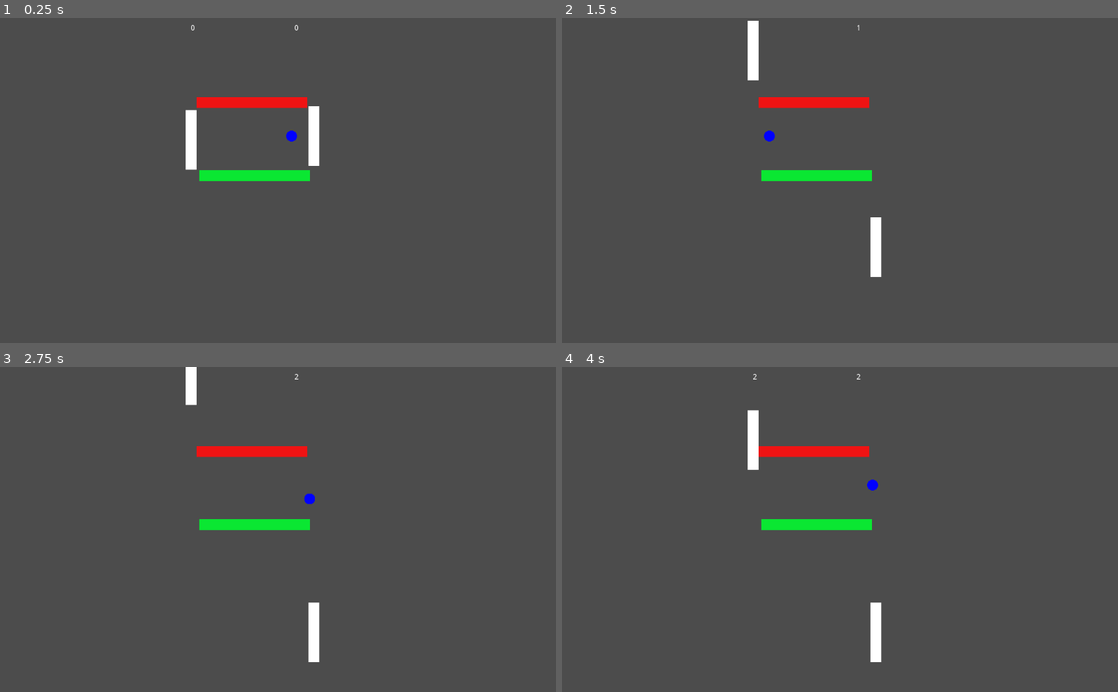
Above: before the commit, frames 1-4 (two rows, left to right).
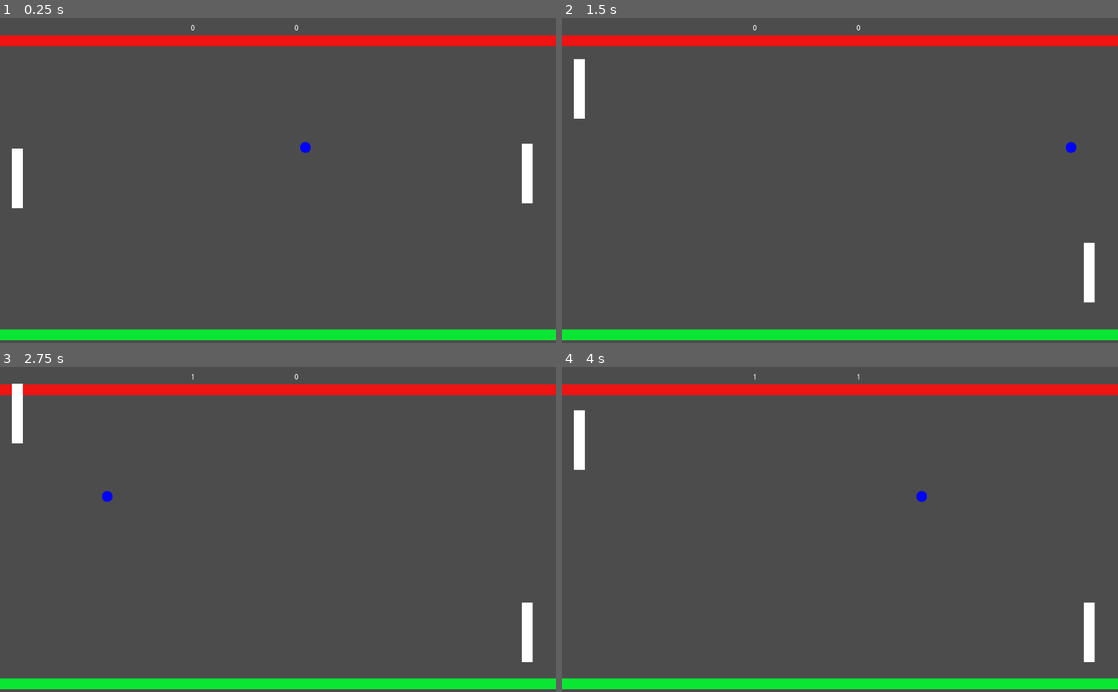
Above: after the commit, the same moments.

Repository: bitwes/GutTutorials
Game: Godot game, scene res://scenes/Game.tscn
The game is run twice, just before and just after one commit, with the same random seed, the same clock (stepped at 60 frames per second) and the same inputs. The project has no main scene, so this scene is started directly.
Inputs:
- Up to frame 1 (0.25 s): no input
- Up to frame 2 (1.5 s): hold A (P1_Up) 0.53-1.28 s; hold Down (P2_Down) 0.53-1.28 s; hold Z (P1_Down) from 1.28 s (still down); tap Up (P2_Up) at 1.35 s
- Up to frame 3 (2.75 s): release Z (P1_Down) at 2.03 s; hold A (P1_Up) from 2.03 s (still down); hold Down (P2_Down) from 2.03 s (still down)
- Up to frame 4 (4 s): release Down (P2_Down) at 2.78 s; tap Up (P2_Up) at 2.85 s; release A (P1_Up) at 3.53 s; hold Z (P1_Down) from 3.53 s (still down); hold Down (P2_Down) from 3.53 s (still down)

The runs differ from the first frame. In frame 1, 9.8% of the frame differs, in the area x 0-100%, y 5-100%; in frame 2, 9.7%; in frame 3, 9.5%; in frame 4, 9.8%, in the area x 0-100%, y 2-100%.

Commit message:
fix kill box, ball move after score, rearrange game nodes

Diff:
--- a/TddAndPong/Episode4/scenes/Game.tscn
+++ b/TddAndPong/Episode4/scenes/Game.tscn
@@ -10,27 +10,27 @@
 script = ExtResource( 1 )
 
 [node name="Ball" parent="." instance=ExtResource( 2 )]
-position = Vector2( 462, 218 )
+position = Vector2( 487.5, 239 )
 
 [node name="TopWall" parent="." instance=ExtResource( 3 )]
-position = Vector2( 464, 156 )
+position = Vector2( 504.5, 42 )
 _color = Color( 0.941176, 0.0784314, 0.0784314, 1 )
 
 [node name="BottomWall" parent="." instance=ExtResource( 3 )]
-position = Vector2( 469, 291 )
+position = Vector2( 484, 585 )
 _color = Color( 0.0431373, 0.909804, 0.2, 1 )
 
 [node name="P1Paddle" parent="." instance=ExtResource( 4 )]
-position = Vector2( 352, 225 )
+position = Vector2( 32.5001, 295.5 )
 
 [node name="P2Paddle" parent="." instance=ExtResource( 4 )]
-position = Vector2( 578, 218 )
+position = Vector2( 971, 287 )
 
 [node name="P1KillBox" parent="." instance=ExtResource( 5 )]
-position = Vector2( 292.5, 9 )
+position = Vector2( -15, 7.5 )
 
 [node name="P2KillBox" parent="." instance=ExtResource( 5 )]
-position = Vector2( 670.5, 0 )
+position = Vector2( 1047, 7.5 )
 
 [node name="P1Score" type="Label" parent="."]
 margin_left = 351.0
--- a/TddAndPong/Episode4/scenes/KillBox.tscn
+++ b/TddAndPong/Episode4/scenes/KillBox.tscn
@@ -6,6 +6,7 @@
 extents = Vector2( 16.3998, 336 )
 
 [node name="KillBox" type="Area2D"]
+collision_mask = 2
 script = ExtResource( 1 )
 
 [node name="CollisionShape2D" type="CollisionShape2D" parent="."]
--- a/TddAndPong/Episode4/scenes/Wall.tscn
+++ b/TddAndPong/Episode4/scenes/Wall.tscn
@@ -3,7 +3,7 @@
 [ext_resource path="res://scripts/wall.gd" type="Script" id=1]
 
 [sub_resource type="RectangleShape2D" id=1]
-extents = Vector2( 102, 10 )
+extents = Vector2( 601.4, 10 )
 
 [node name="Wall" type="Area2D"]
 collision_mask = 2
--- a/TddAndPong/Episode4/scripts/game.gd
+++ b/TddAndPong/Episode4/scripts/game.gd
@@ -41,11 +41,10 @@
 	$Ball.set_speed(0)
 	emit_signal('game_over')
 
-
 func p1_scores():
 	$Ball.set_position(_ball_start_pos)
 	_p1_score += 1
-	$Ball.set_direction(Vector2(1, 0))
+	$Ball.set_direction(Vector2(-1, 0))
 	_update_display()
 	if(_p1_score == _max_score):
 		_game_over()
@@ -53,7 +52,7 @@
 func p2_scores():
 	$Ball.set_position(_ball_start_pos)
 	_p2_score += 1
-	$Ball.set_direction(Vector2(-1, 0))
+	$Ball.set_direction(Vector2(1, 0))
 	_update_display()
 	if(_p2_score  == _max_score):
 		_game_over()
--- a/TddAndPong/Episode4/test/unit/test_game.gd
+++ b/TddAndPong/Episode4/test/unit/test_game.gd
@@ -63,12 +63,12 @@
 
 	func test_when_p2_scores_ball_moves_towards_p2():
 		_game.p2_scores()
-		assert_eq(_game.get_ball().get_direction(), Vector2(-1, 0))
+		assert_eq(_game.get_ball().get_direction(), Vector2(1, 0))
 
 	func test_when_p1_scores_ball_moves_towards_p1():
 		_game.get_ball().set_direction(Vector2(0, 0))
 		_game.p1_scores()
-		assert_eq(_game.get_ball().get_direction(), Vector2(1, 0))
+		assert_eq(_game.get_ball().get_direction(), Vector2(-1, 0))
 
 	func test_when_p1_reaches_max_score_game_over_signal_emitted():
 		watch_signals(_game)
